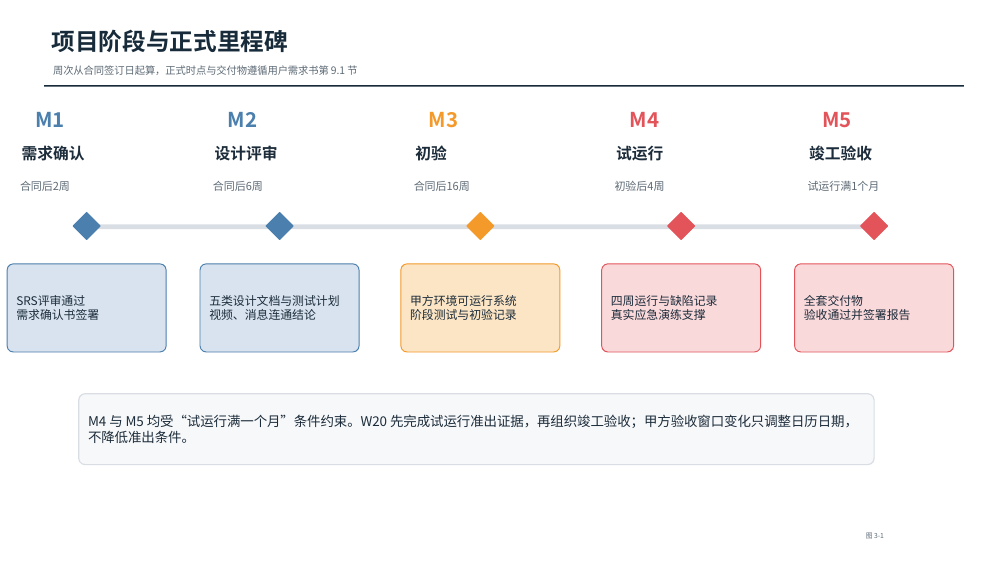
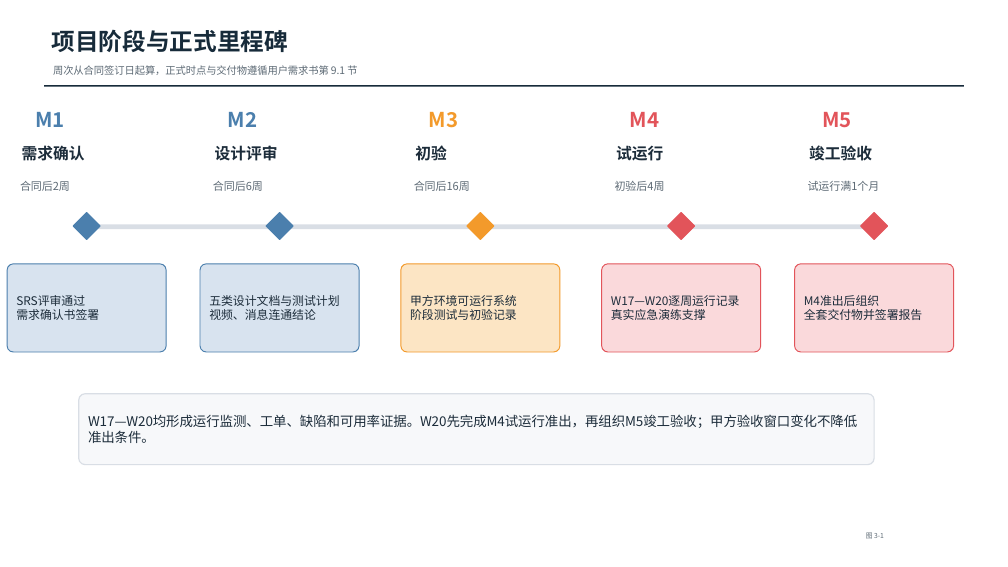
Before and after one commit to Renny1700132/emergency-response-platform, a slide deck: slide 2 of docs/work/A_PM/project_plan_v1_figures.pptx. Drawn at 1008x567 pixels with LibreOffice and Linux fonts; fonts in the diff are those of the drawing. Boxes give left, top, right and bottom in pixels: in the first picture for what was removed or moved away, otherwise in the second. Text is boxed around its words. In the diff, an @@ line names an element or a change of style, - is before the commit and + after.

```diff
--- a/docs/work/A_PM/project_plan_v1_figures.pptx
+++ b/docs/work/A_PM/project_plan_v1_figures.pptx
@@ text in rounded rectangle at <box>611,295,740,306</box>: text changed @@
-四周运行与缺陷记录
+W17—W20逐周运行记录
@@ text in rounded rectangle at <box>804,295,923,320</box>: text changed @@
-全套交付物
-验收通过并签署报告
+M4准出后组织
+全套交付物并签署报告
@@ text in rounded rectangle at <box>88,414,857,443</box>: text changed @@
-M4 与 M5 均受“试运行满一个月”条件约束。W20 先完成试运行准出证据，再组织竣工验收；甲方验收窗口变化只调整日历日期，不降低准出条件。
+W17—W20均形成运行监测、工单、缺陷和可用率证据。W20先完成M4试运行准出，再组织M5竣工验收；甲方验收窗口变化不降低准出条件。
```
Also in this commit, not shown: 3 other slides changed, 4 other files.
